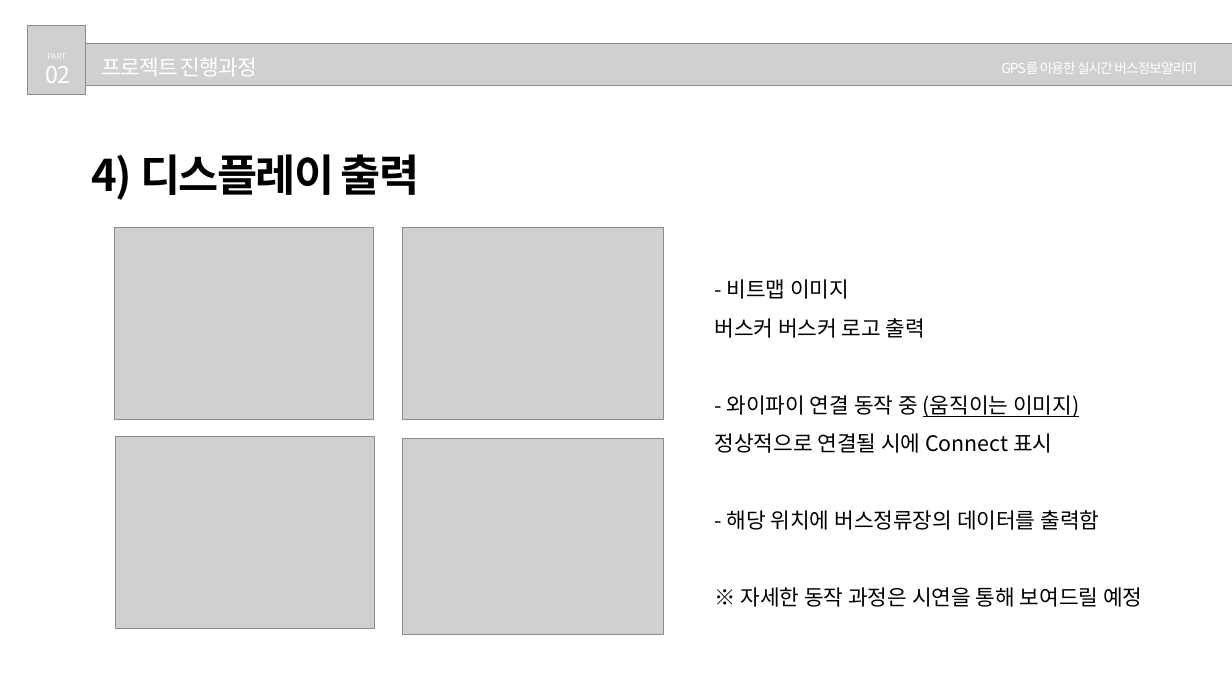
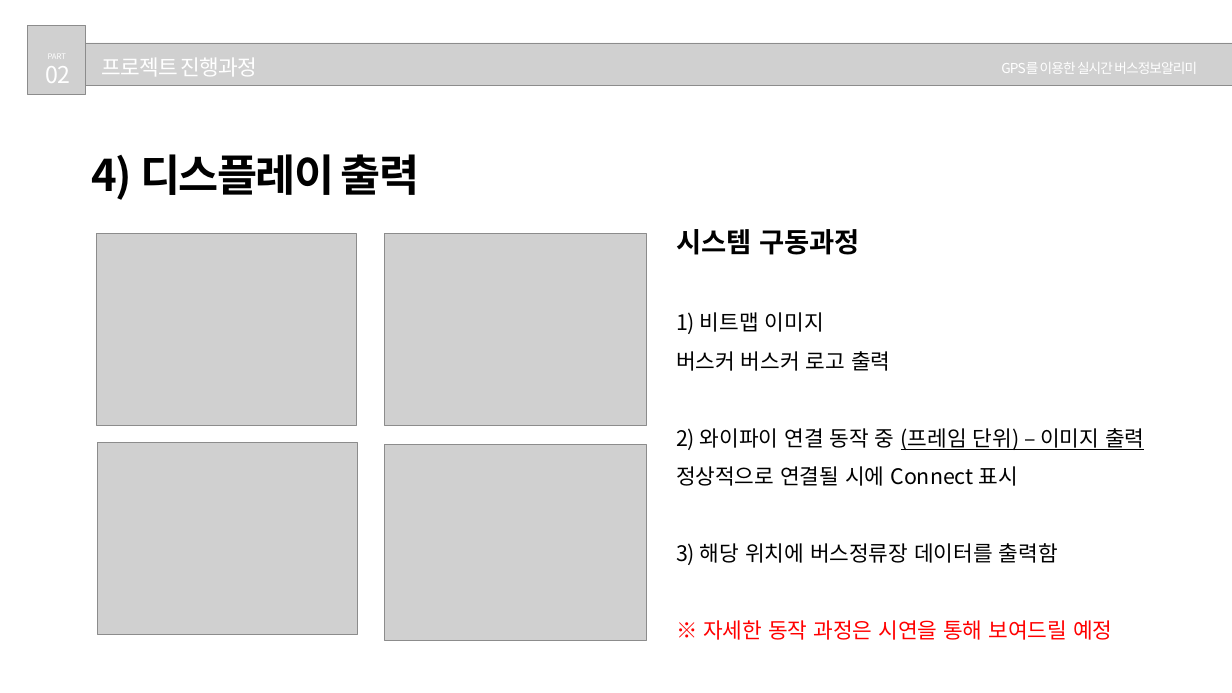
Before and after one commit to Hwan0808/Capstone_Project, a slide deck: slide 8 of 종합프로젝트설계_발표자료.pptx. Drawn at 1232x693 pixels with LibreOffice and Linux fonts; fonts in the diff are those of the drawing; grey boxes stand for pictures. Boxes give left, top, right and bottom in pixels: in the first picture for what was removed or moved away, otherwise in the second. Text is boxed around its words. In the diff, an @@ line names an element or a change of style, - is before the commit and + after.

```diff
--- a/종합프로젝트설계_발표자료.pptx
+++ b/종합프로젝트설계_발표자료.pptx
@@ text "시스템 구동과정": place and size @@
-text "시스템 구동과정" at (714, 279, 1142, 607)
+text "시스템 구동과정" at (676, 229, 1144, 640)
@@ text at (676, 229, 860, 334): text changed @@
-- 비트맵 이미지
+시스템 구동과정
+1) 비트맵 이미지
@@ 4 pictures: place and size @@
-4 pictures at (114, 227, 663, 634)
+4 pictures at (97, 233, 646, 640)
@@ text at (676, 428, 1144, 450): text changed @@
-- 와이파이 연결 동작 중 (움직이는 이미지)
+2) 와이파이 연결 동작 중 (프레임 단위) – 이미지 출력
@@ text at (676, 543, 1058, 565): text changed @@
-- 해당 위치에 버스정류장의 데이터를 출력함
+3) 해당 위치에 버스정류장 데이터를 출력함
@@ text at (703, 620, 1112, 640): text colour #000000 to #FF0000 in "※ 자세한 동작 과정은 시연을 통해 보여드릴 ..." @@
```
Also in this commit, not shown: 3 other slides changed.
